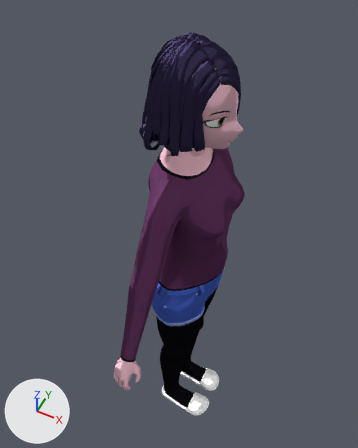
One commit to the Blender file Narcissa 3.1/charactermodel/attempt2.blend: the scene before it, then after it.
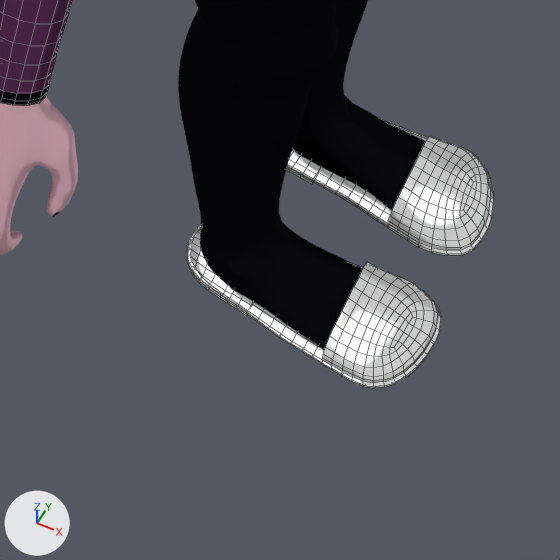
There are two pictures of each version: one whole from a camera (50 mm lens) standing at (0.433, -0.952, 2.351) and looking at (-0.097, 0.109, 1.025), one close up on the part from 35% to 65% of the width and 77% to 100% of the height. The axes (+X, +Y, +Z) are drawn at lower left. The lights are the same throughout. The close-ups show mesh edges as thin lines.

In view in the first close-up: 'Boots.001', 'SHIRT', 'Tights', 'hands/face only'.
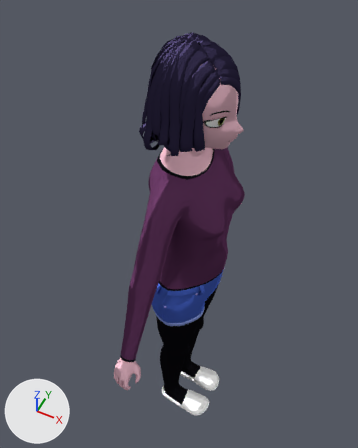
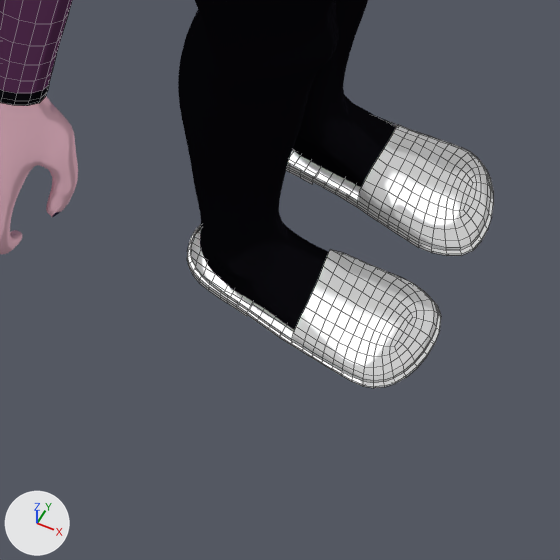
Commit message: boots update

Where the change shows, as pixel boxes (x1, y1, x2, y2) in the close-ups (560 x 560 px):
'Boots.001', reshaped
    before: (187, 123, 493, 388)
    after: (187, 119, 493, 388)
part 1 of me_plane_067, built on
    before: (189, 136, 483, 381)
    after: (189, 119, 483, 381)

Diff of the bpy script that builds the scene:
```diff
--- a/Narcissa 3.1/charactermodel/attempt2.blend.py
+++ b/Narcissa 3.1/charactermodel/attempt2.blend.py
@@ me_plane_067 @@
 # used by ob_boots_001; location = (0.0, 0.0, 0.0)
-me_plane_067.from_pydata(...)  # 460 vertices, 434 faces; spans x -0.1..0.141, y -0.121..-0.018, z -0.005..0.04
+me_plane_067.from_pydata(...)  # 528 vertices, 506 faces; spans x -0.1..0.141, y -0.121..-0.018, z -0.005..0.049
+# me_plane_067 part 1
+# 2 faces are deleted
+# 6 vertices in x -0.081..0.11, y -0.117..-0.083, z 0.009..0.035 move by (0.0, 0.001, 0.0)
+# 3 vertices in x -0.058, y -0.032..-0.031, z -0.005..0.005 move by (-0.001, -0.001, 0.0)
+# 3 vertices in x 0.066..0.067, y -0.118..-0.104, z 0.003..0.025 move by (0.001, 0.0, 0.0)
+# 3 vertices in x 0.057..0.113, y -0.111..-0.059, z 0.019..0.034 move by (0.0, 0.001, 0.001)
+# 3 vertices in x 0.068..0.095, y -0.047..-0.027, z 0.026..0.033 move by (0.0, -0.001, 0.0)
+# 3 vertices in x 0.058..0.089, y -0.027, z 0.024..0.026 move by (0.0, -0.001, 0.001)
+# 20 vertices move from x -0.058..0.107, y -0.117..-0.033, z 0.008..0.04 to x -0.048..0.106, y -0.117..-0.032, z 0.008..0.04
+# 45 vertices are added at x -0.094..0.05, y -0.115..-0.026, z 0.007..0.049
+# 18 new vertices lie (0.0, 0.0, 0.005) away from vertices in x -0.096..0.048, y -0.116..-0.03, z 0.002..0.01
+# 5 new vertices lie (0.0, 0.0, 0.006) away from vertices in x -0.063..0.046, y -0.109..-0.025, z 0.003..0.01
+# 74 new faces join them
 me_plane_067.materials.append(mat_material)
```
